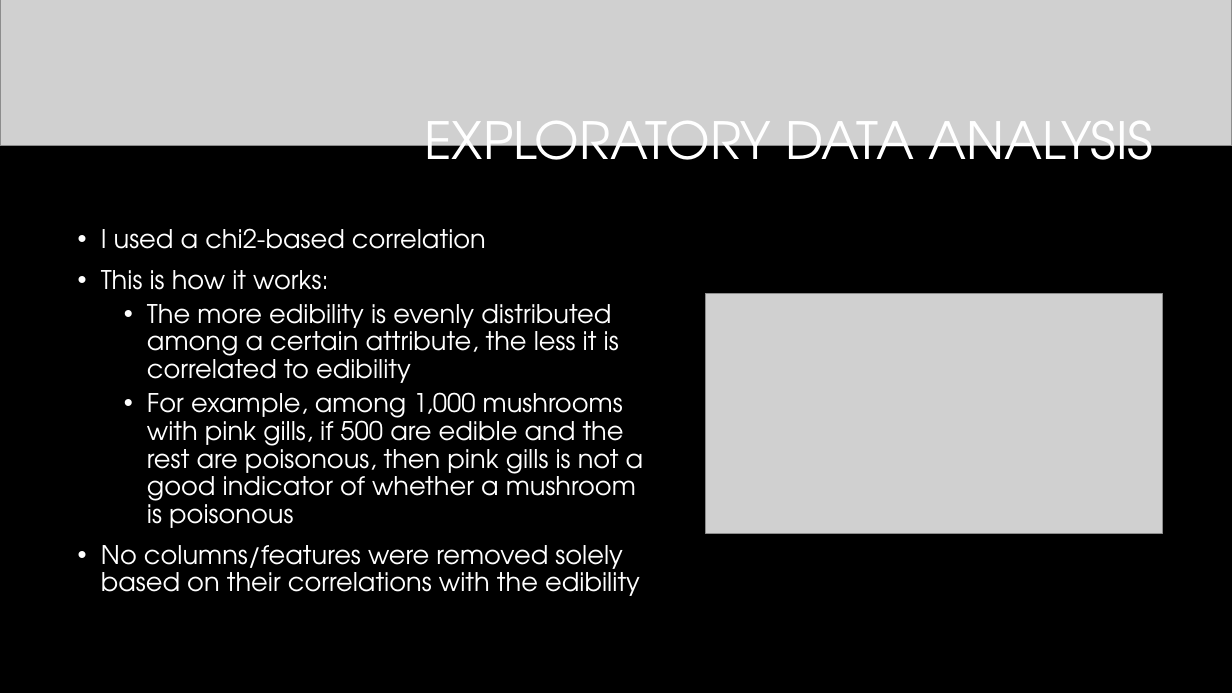
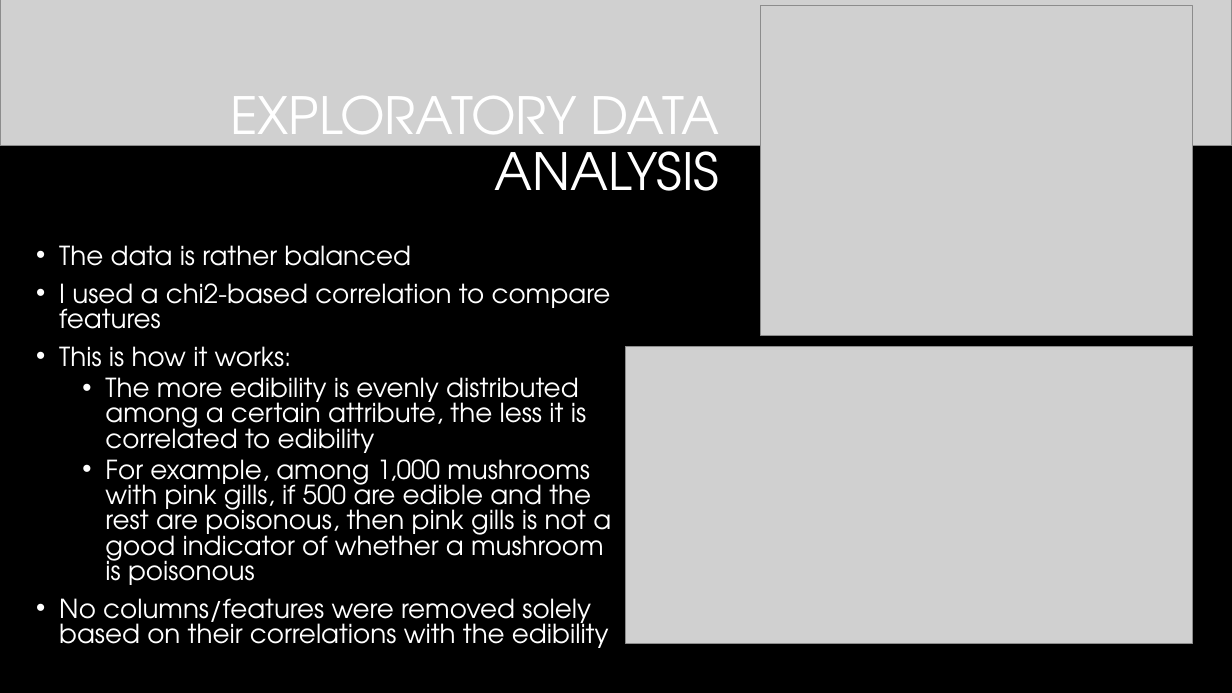
Before and after one commit to ethanolx/Mushrooms-Housing-py, a slide deck: slide 4 of doc/classification-highlights.pptx (slide 5 before the commit). Drawn at 1232x693 pixels with LibreOffice and Linux fonts; fonts in the diff are those of the drawing; grey boxes stand for pictures; background and template pictures are left out. Boxes give left, top, right and bottom in pixels: in the first picture for what was removed or moved away, otherwise in the second. Text is boxed around its words. In the diff, an @@ line names an element or a change of style, - is before the commit and + after.

```diff
--- a/doc/classification-highlights.pptx
+++ b/doc/classification-highlights.pptx
@@ picture added at (761,6,1192,336) @@
@@ title "EXPLORATORY DATA ANALYSIS" rewrapped from (425,121,1153,183) to (230,96,720,191) @@
@@ text "The data is rather balanced": place and size @@
-text "The data is rather balanced" at (101,228,644,596)
+text "The data is rather balanced" at (59,245,611,648)
@@ text at (59,245,611,329): text changed; size 20 to 20.4 pt @@
-• I used a chi2-based correlation
+• The data is rather balanced
+• I used a chi2-based correlation to compare features
@@ text at (59,346,611,648): size 20 to 20.4 pt in "This is how it works:", "The more edibility is evenly distributed among ...", "For example, among 1,000 mushrooms with pink ...", "No columns/features were removed solely based on ..."; line spacing 0.9 to 0.8 @@
@@ picture: place and size @@
-picture at (706,294,1163,534)
+picture at (626,347,1192,644)
```
Also in this commit, not shown: 6 other slides changed, 1 slide removed, 6 other files.
